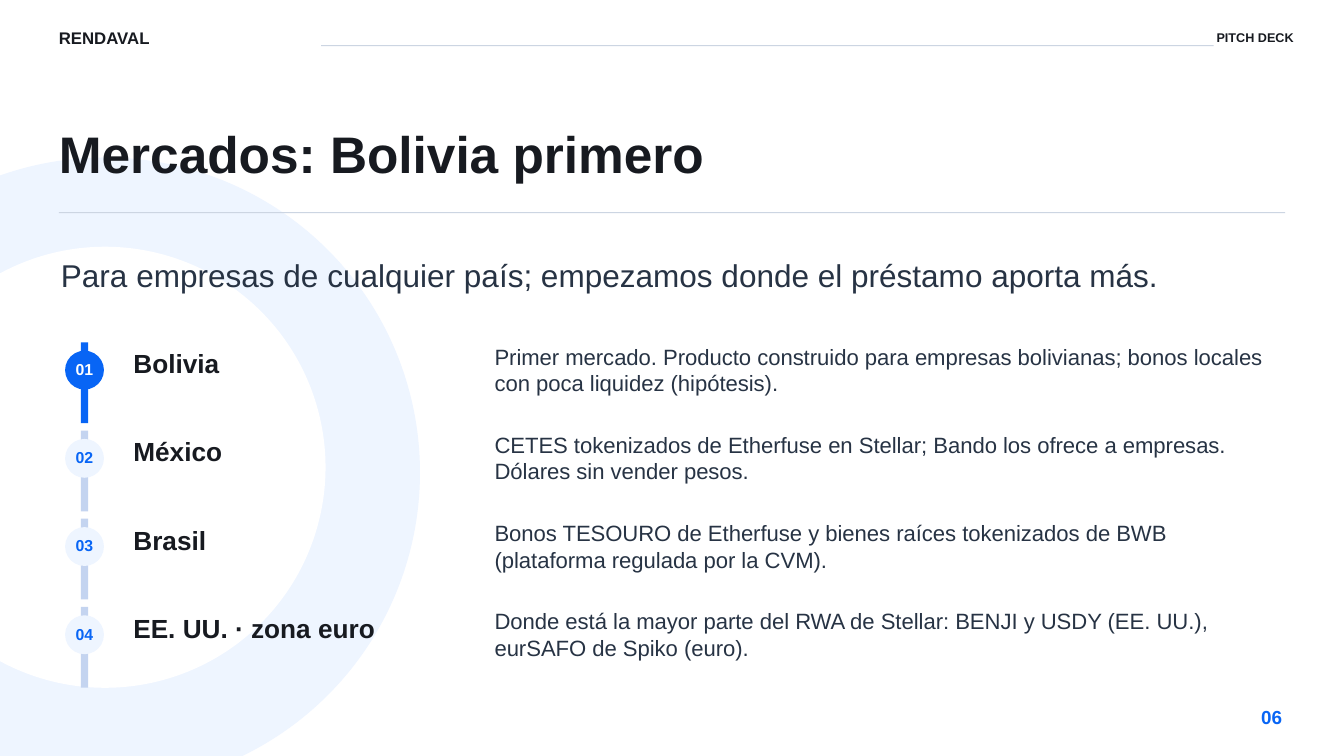
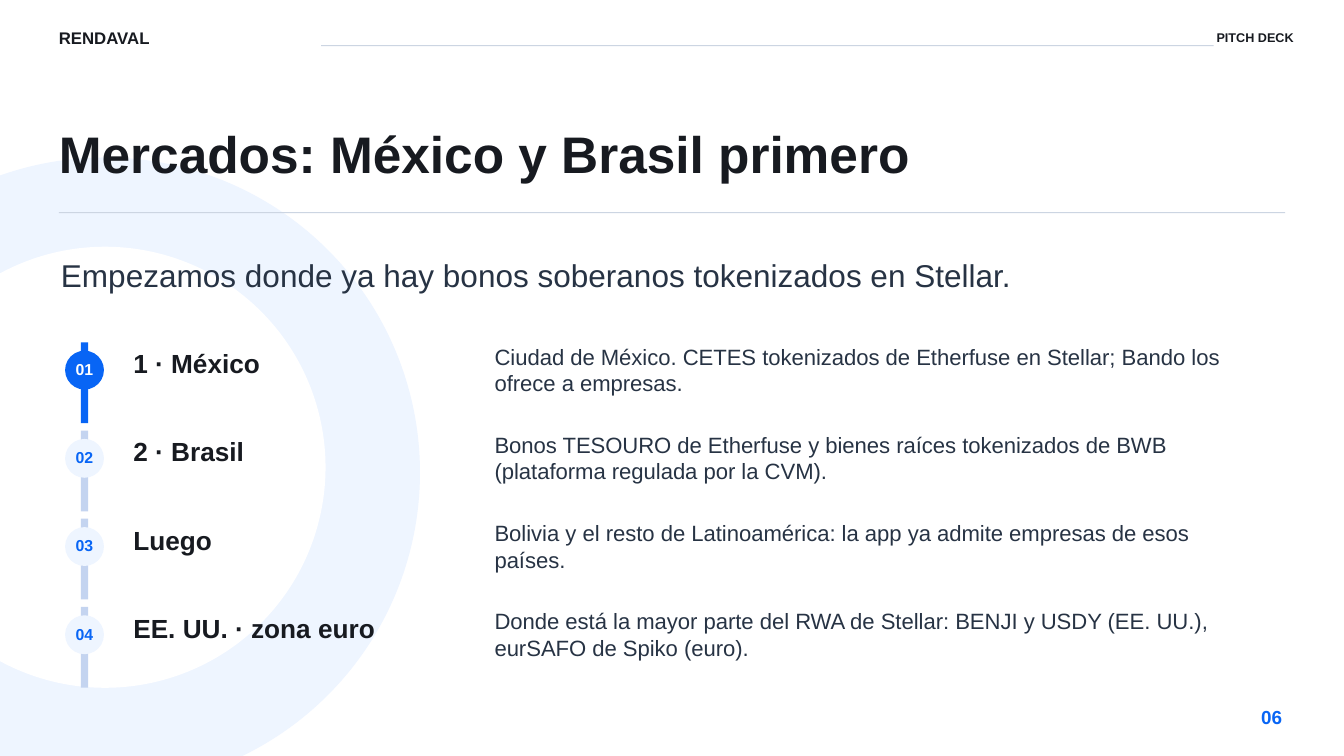
Before and after one commit to JJJRLP/RENDAVAL, a slide deck: slide 6 of docs/pitch/Rendaval-pitch-v3.pptx. Drawn at 1344x756 pixels with LibreOffice and Linux fonts; fonts in the diff are those of the drawing. Boxes give left, top, right and bottom in pixels: in the first picture for what was removed or moved away, otherwise in the second. Text is boxed around its words. In the diff, an @@ line names an element or a change of style, - is before the commit and + after.

```diff
--- a/docs/pitch/Rendaval-pitch-v3.pptx
+++ b/docs/pitch/Rendaval-pitch-v3.pptx
@@ text at box(59, 135, 909, 183): text changed @@
-Mercados: Bolivia primero
+Mercados: México y Brasil primero
@@ text at box(61, 264, 1010, 293): text changed @@
-Para empresas de cualquier país; empezamos donde el préstamo aporta más.
+Empezamos donde ya hay bonos soberanos tokenizados en Stellar.
@@ text at box(133, 353, 260, 374): text changed @@
-Bolivia
+1 · México
@@ text at box(495, 348, 1219, 396): text changed @@
-Primer mercado. Producto construido para empresas bolivianas; bonos locales con poca liquidez (hipótesis).
+Ciudad de México. CETES tokenizados de Etherfuse en Stellar; Bando los ofrece a empresas.
@@ text at box(133, 442, 244, 462): text changed @@
-México
+2 · Brasil
@@ text "Bonos TESOURO de Etherfuse y ...": place and size @@
-text "Bonos TESOURO de Etherfuse y ..." at box(495, 524, 1166, 573)
+text "Bonos TESOURO de Etherfuse y ..." at box(495, 436, 1166, 484)
@@ text removed at box(495, 437, 1226, 484) @@
-CETES tokenizados de Etherfuse en Stellar; Bando los ofrece a empresas. Dólares sin vender pesos.
@@ text at box(133, 532, 211, 555): text changed @@
-Brasil
+Luego
@@ text added at box(495, 524, 1189, 573), 15.8 pt, text #273344 @@
+Bolivia y el resto de Latinoamérica: la app ya admite empresas de esos países.
```
Also in this commit, not shown: 4 other slides changed, 1 slide removed, 13 other files.
